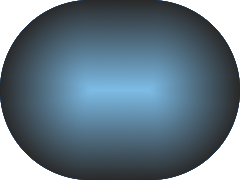
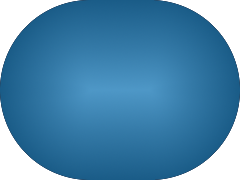
Layer changes from the first 240×180 image to the second:
added layer "Ebene-Kopie #3" above "Ebene-Kopie #1" over [0, 0, 240, 180]
hid "Ebene-Kopie #1" over [0, 0, 240, 180]
hid "Ebene-Kopie" over [0, 0, 240, 180]
hid "Ebene" over [0, 0, 240, 180]
